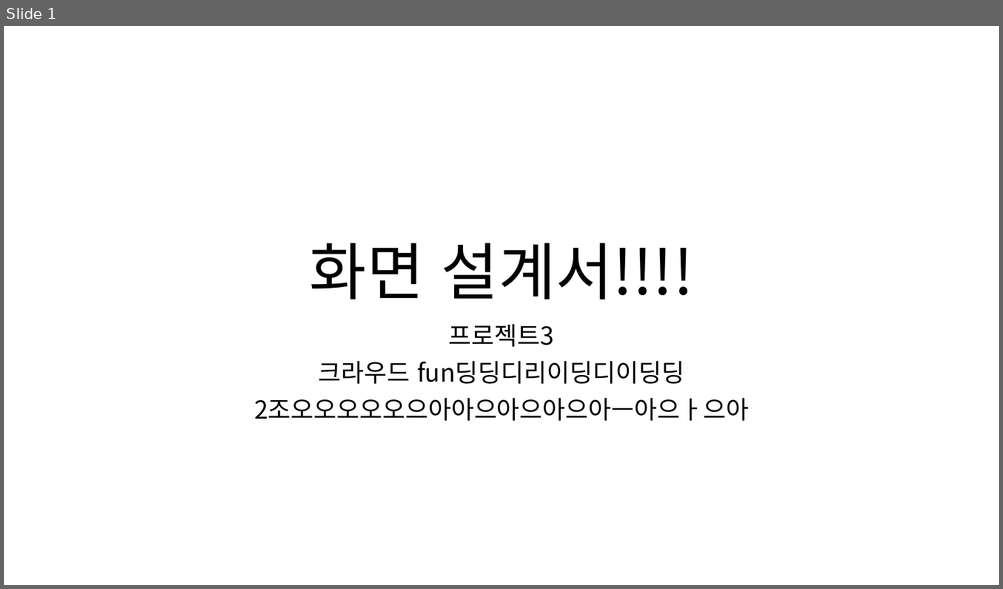
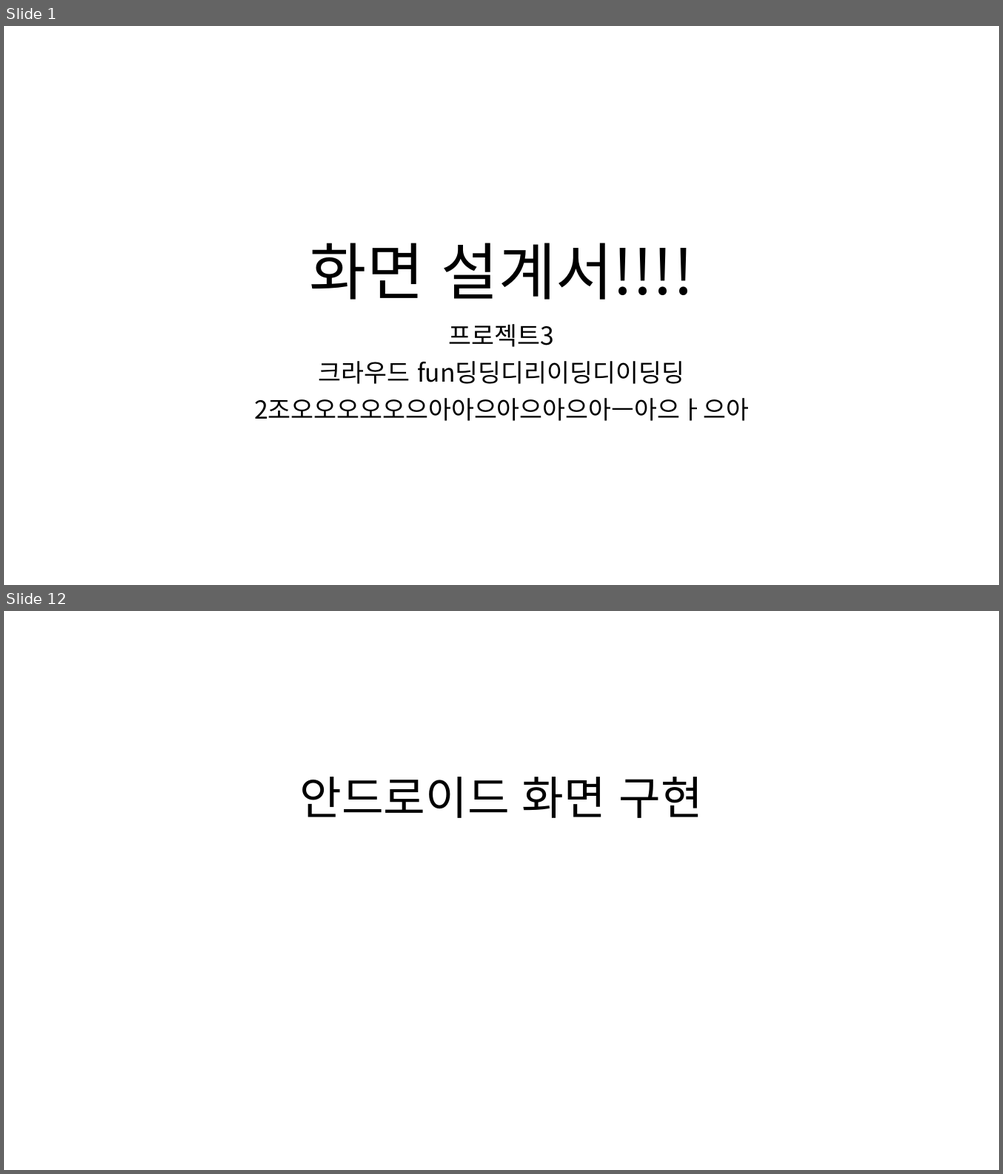
Before and after one commit to ezenteam2/RentalEquip, a slide deck: 0 발표용 파워포인트/0327 4차발표/0327 project04 - 파워포인트 - 기범.pptx. Shown one above the other, each under a label of ours: slide 1 before the commit, slides 1 and 12 after it; the slides between them are not shown. The pictures are 1003x589 and 1003x1174 pixels, drawn with LibreOffice and Linux fonts; fonts in the diff are those of the drawing. Boxes give left, top, right and bottom in pixels: in the first picture for what was removed or moved away, otherwise in the second. Text is boxed around its words. In the diff, an @@ line names an element or a change of style, - is before the commit and + after.

```diff
--- a/0 발표용 파워포인트/0327 4차발표/0327 project04 - 파워포인트 - 기범.pptx
+++ b/0 발표용 파워포인트/0327 4차발표/0327 project04 - 파워포인트 - 기범.pptx
@@ slide 12 added at [4,611,999,1170], background #FFFFFF @@
@@ text added at [299,777,703,818], 44 pt, text #000000 @@
+안드로이드 화면 구현
```
Also in this commit, not shown: 18 other slides added.
